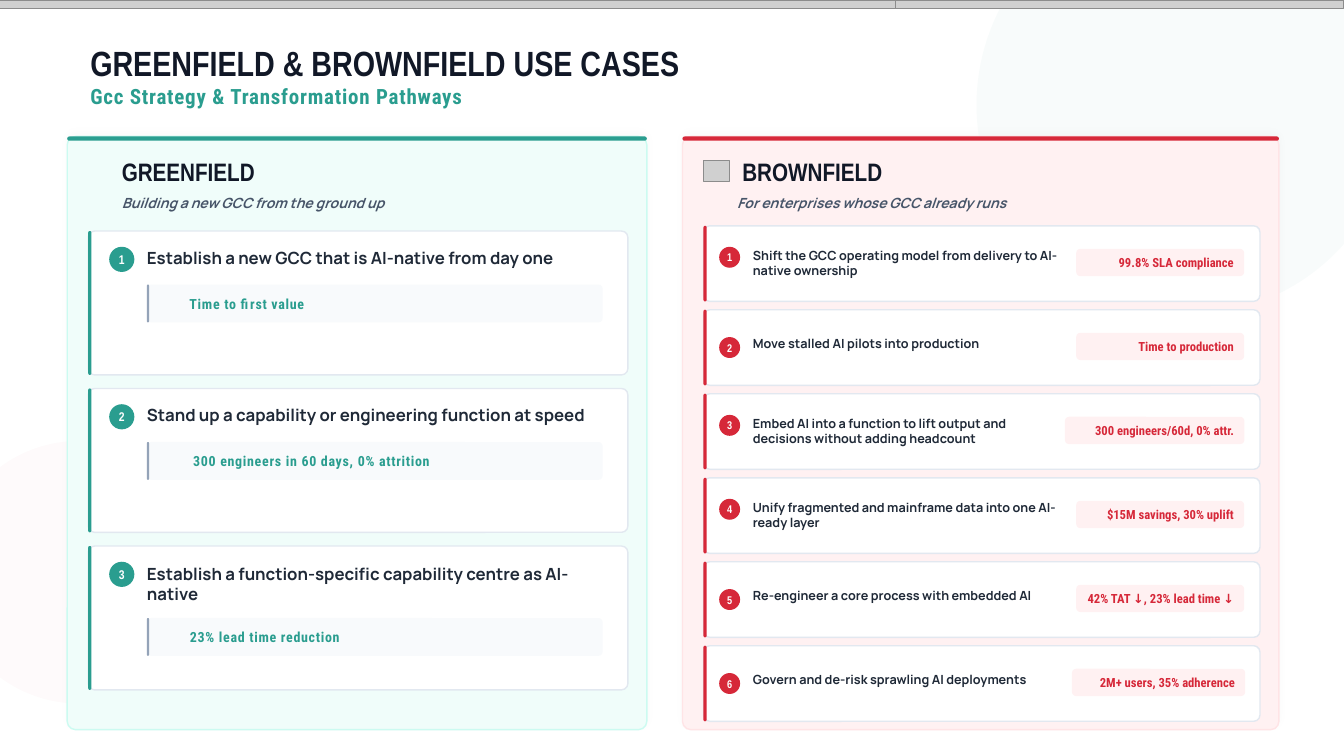
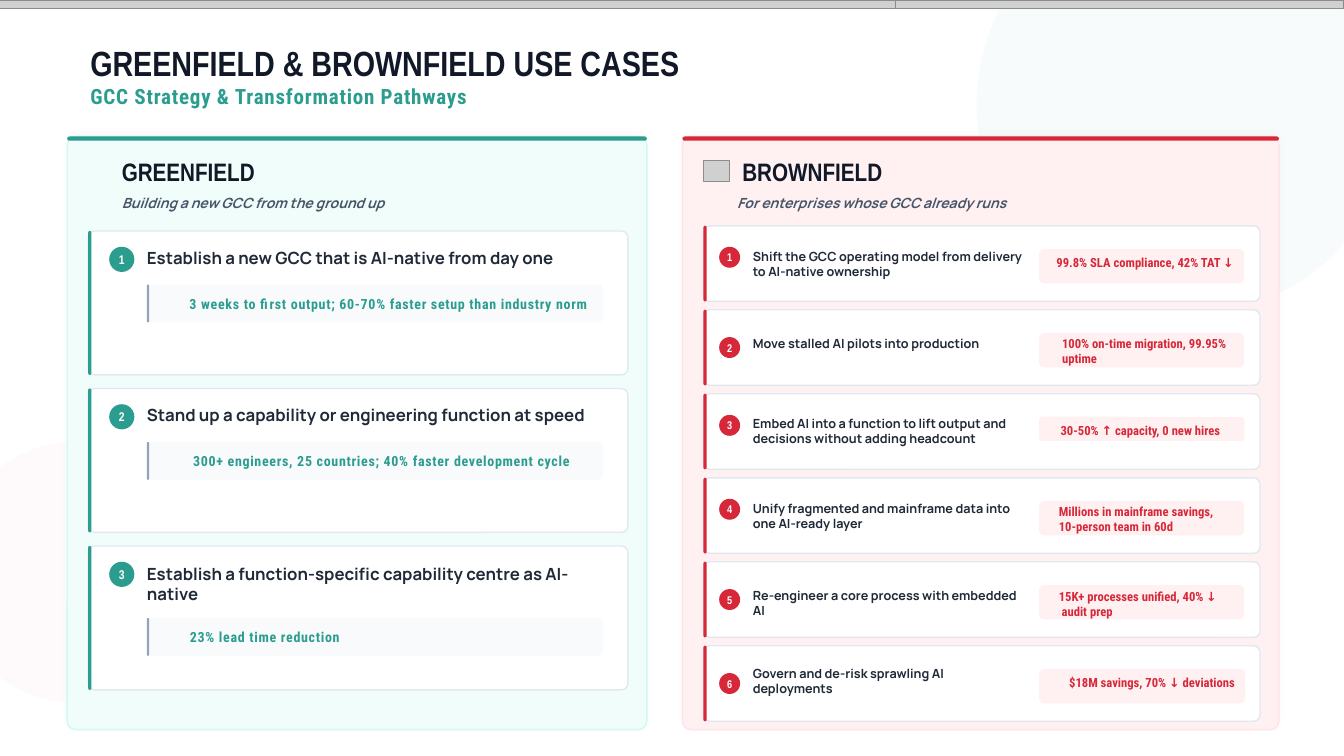
Before and after one commit to athu07/Deck-Engine, a slide deck: slide 11 of data/decks/WORKING_COPY_Master_Deck.pptx. Drawn at 1344x756 pixels with LibreOffice and Linux fonts; fonts in the diff are those of the drawing; grey boxes stand for pictures; background and template pictures are left out. Boxes give left, top, right and bottom in pixels: in the first picture for what was removed or moved away, otherwise in the second. Text is boxed around its words. In the diff, an @@ line names an element or a change of style, - is before the commit and + after.

```diff
--- a/data/decks/WORKING_COPY_Master_Deck.pptx
+++ b/data/decks/WORKING_COPY_Master_Deck.pptx
@@ text at [90, 88, 467, 109]: text changed @@
-Gcc Strategy & Transformation Pathways
+GCC Strategy & Transformation Pathways
@@ text "Shift the GCC operating model ..." rewrapped from [753, 250, 1057, 278] to [753, 251, 1022, 279] @@
@@ rounded rectangle: place and size @@
-rounded rectangle at [1077, 249, 1245, 276]
+rounded rectangle at [1040, 249, 1245, 283]
@@ text at [1056, 257, 1221, 270]: text changed @@
-99.8% SLA compliance
+99.8% SLA compliance, 42% TAT ↓
@@ text at [189, 298, 587, 312]: text changed @@
-Time to first value
+3 weeks to first output; 60-70% faster setup than industry norm
@@ rounded rectangle: place and size @@
-rounded rectangle at [1077, 333, 1245, 360]
+rounded rectangle at [1040, 333, 1245, 367]
@@ text at [1062, 338, 1226, 366]: text changed @@
-Time to production
+100% on-time migration, 99.95%
+uptime
@@ rounded rectangle: place and size @@
-rounded rectangle at [1065, 416, 1244, 444]
+rounded rectangle at [1040, 416, 1245, 441]
@@ text at [1061, 425, 1220, 438]: text changed @@
-300 engineers/60d, 0% attr.
+30-50% ↑ capacity, 0 new hires
@@ text at [193, 455, 570, 469]: text changed @@
-300 engineers in 60 days, 0% attrition
+300+ engineers, 25 countries; 40% faster development cycle
@@ text "Unify fragmented and mainframe data ..." rewrapped from [753, 502, 1055, 530] to [753, 503, 1010, 531] @@
@@ rounded rectangle: place and size @@
-rounded rectangle at [1077, 501, 1245, 528]
+rounded rectangle at [1040, 501, 1245, 535]
@@ text at [1059, 506, 1214, 534]: text changed @@
-$15M savings, 30% uplift
+Millions in mainframe savings,
+10-person team in 60d
@@ text "Re-engineer a core process with ..." rewrapped from [753, 590, 1031, 603] to [753, 590, 1017, 615] @@
@@ rounded rectangle: place and size @@
-rounded rectangle at [1077, 585, 1245, 612]
+rounded rectangle at [1040, 585, 1245, 619]
@@ text at [1059, 591, 1204, 619]: text changed @@
-42% TAT ↓, 23% lead time ↓
+15K+ processes unified, 40% ↓
+audit prep
@@ text "Govern and de-risk sprawling AI ..." rewrapped from [753, 674, 1026, 688] to [753, 668, 944, 696] @@
@@ rounded rectangle: place and size @@
-rounded rectangle at [1072, 668, 1245, 696]
+rounded rectangle at [1040, 668, 1246, 703]
@@ text at [1069, 676, 1235, 690]: text changed @@
-2M+ users, 35% adherence
+$18M savings, 70% ↓ deviations
```
Also in this commit, not shown: 8 other slides changed, 12 other files.
